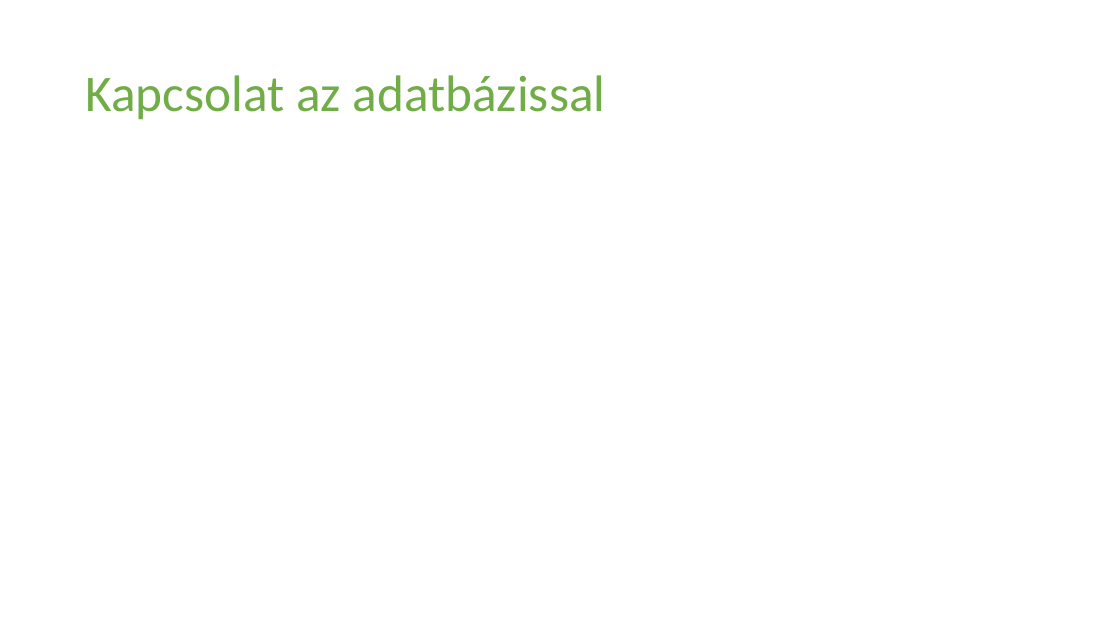
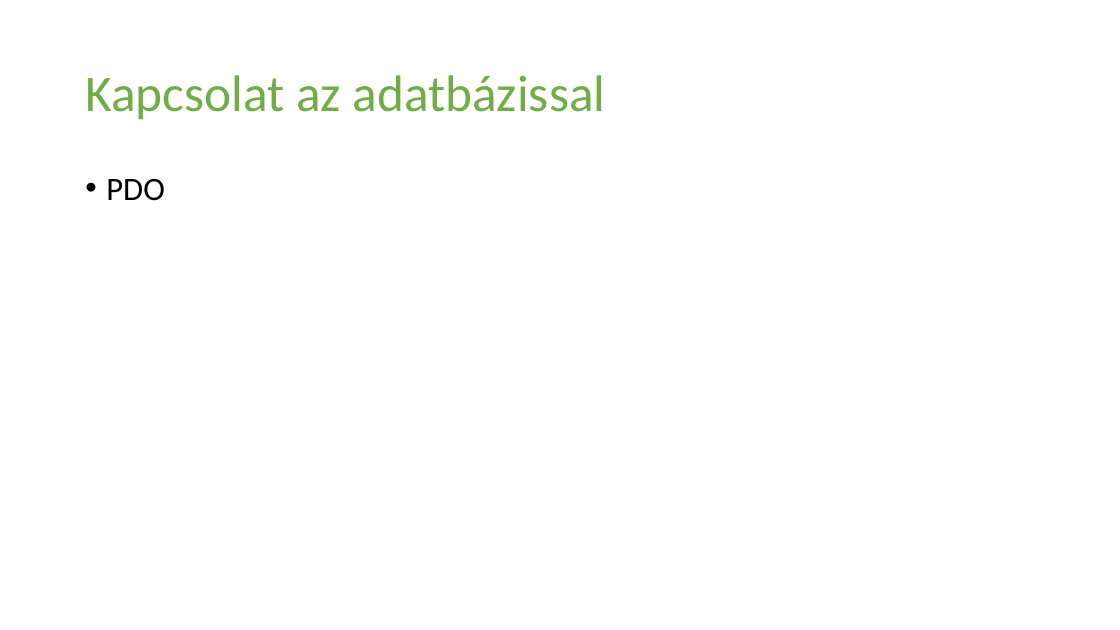
Before and after one commit to fedorbenjamin02/Vizsgaremek2024, a slide deck: slide 7 of Mellékletek/Prezentáció/Frissfutár_prezentáció.pptx (slide 8 before the commit). Drawn at 1120x630 pixels with LibreOffice and Linux fonts; fonts in the diff are those of the drawing. Boxes give left, top, right and bottom in pixels: in the first picture for what was removed or moved away, otherwise in the second. Text is boxed around its words. In the diff, an @@ line names an element or a change of style, - is before the commit and + after.

```diff
--- a/Mellékletek/Prezentáció/Frissfutár_prezentáció.pptx
+++ b/Mellékletek/Prezentáció/Frissfutár_prezentáció.pptx
@@ text added at [106, 178, 165, 201], 28 pt, text #000000 @@
+• PDO
```
Also in this commit, not shown: 12 other slides changed, 9 slides added, 11 slides removed.
